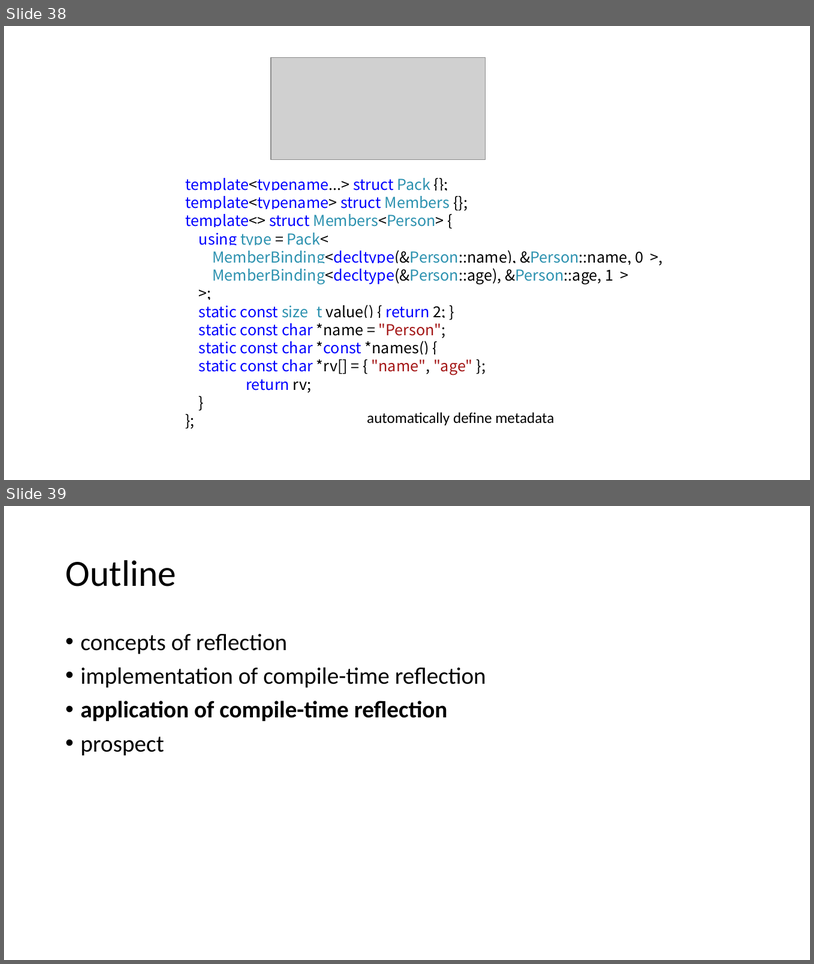
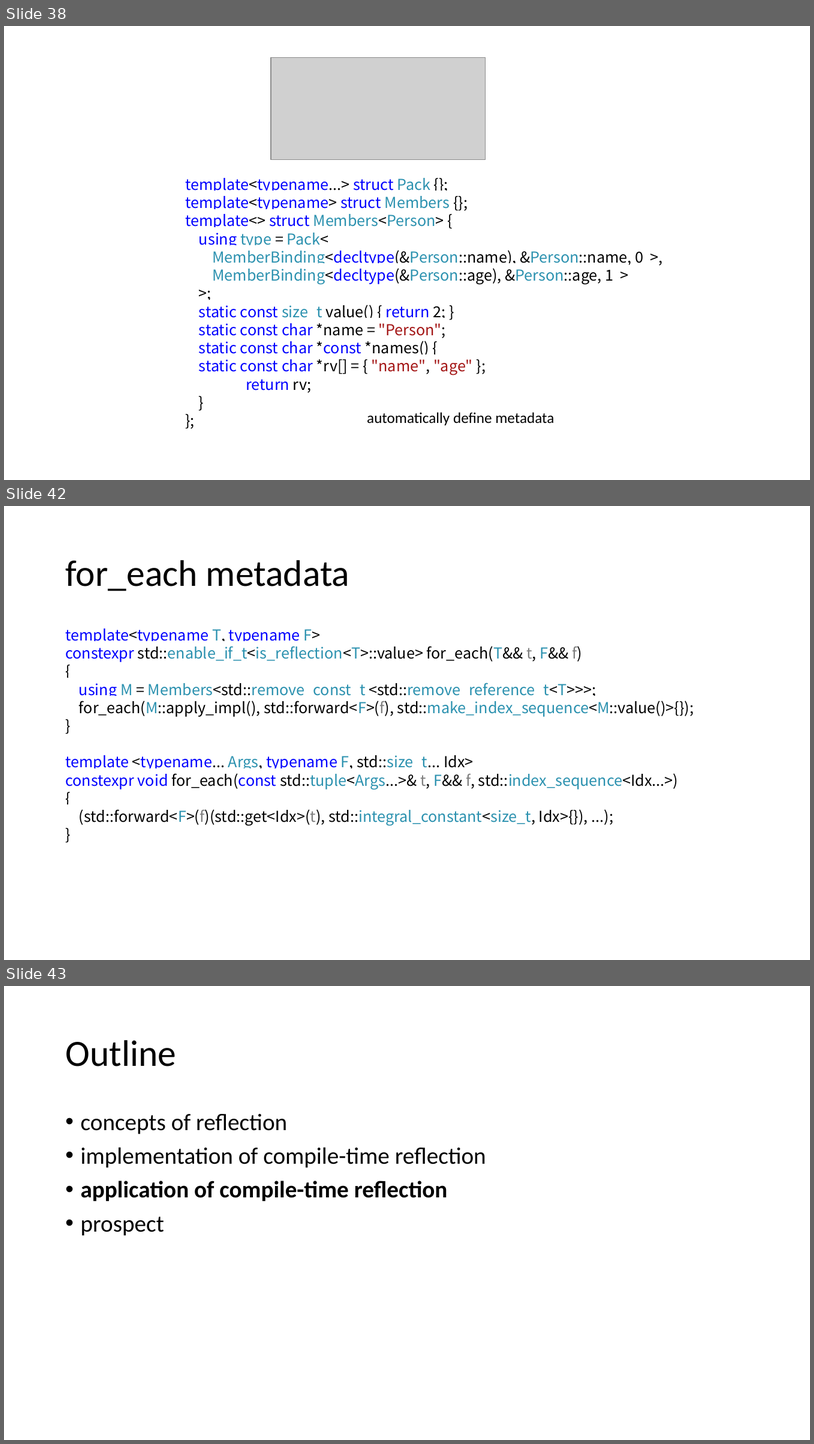
Before and after one commit to qicosmos/cppcon2017, a slide deck: cppcon2017.pptx. Shown one above the other, each under a label of ours: slides 38 and 39 before the commit, slides 38, 42 and 43 after it; the slides between them are not shown. The pictures are 814x964 and 814x1444 pixels, drawn with LibreOffice and Linux fonts; fonts in the diff are those of the drawing; grey boxes stand for pictures. Boxes give left, top, right and bottom in pixels: in the first picture for what was removed or moved away, otherwise in the second. Text is boxed around its words. In the diff, an @@ line names an element or a change of style, - is before the commit and + after.

```diff
--- a/cppcon2017.pptx
+++ b/cppcon2017.pptx
@@ slide 42 added at [4,506,810,960], background #FFFFFF @@
@@ title added at [65,560,350,591], 44 pt, text #000000 @@
+for_each metadata
@@ text added at [65,628,695,825], 18 pt, text #000000 @@
+template<typename T, typename F>
+constexpr std::enable_if_t<is_reflection<T>::value> for_each(T&& t, F&& f)
+{
+using M = Members<std::remove_const_t <std::remove_reference_t<T>>>;
+for_each(M::apply_impl(), std::forward<F>(f), std::make_index_sequence<M::value()>{});
+}
+template <typename... Args, typename F, std::size_t... Idx>
+constexpr void for_each(const std::tuple<Args...>& t, F&& f, std::index_sequence<Idx...>)
+{
+(std::forward<F>(f)(std::get<Idx>(t), std::integral_constant<size_t, Idx>{}), ...);
+}
@@ what was slide 39 is now slide 43 @@
```
Also in this commit, not shown: 1 slide changed, 3 other slides added.
